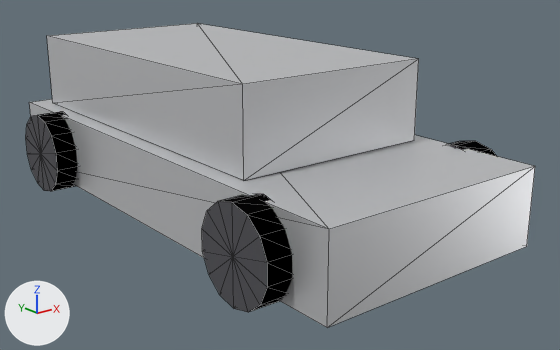
What one commit did to the glTF model rentos/public/models/hatchback.glb.
Rendered twice from a 50 mm lens placed at (-3.34, -4.63, 2.04), pointed at (0.16, -0.25, 0.29). The lights are fixed; the arrows at lower left show +X, +Y and +Z. The picture after the commit comes second. Mesh edges are drawn as thin lines. Vertices at exactly the same position are counted once.

In view in the first picture: 'hatchback'.
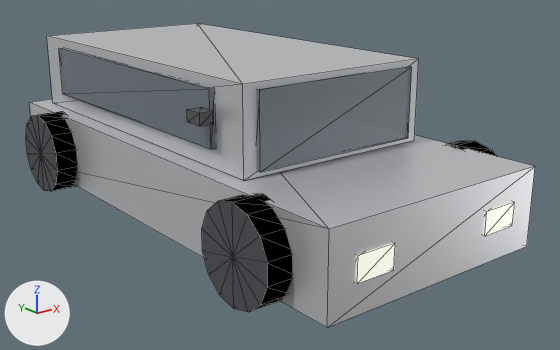
The change, as JSON lines over the scene's bpy script:
```json
{"op": "add", "block": "mat_trim", "code": ["mat_trim = principled_material('trim')", "mat_trim.base_color = (0.12, 0.12, 0.13)  # dark grey #616165", "mat_trim.metallic = 0.3", "mat_trim.roughness = 0.6"]}
{"op": "add", "block": "mat_taillight", "code": ["mat_taillight = principled_material('taillight')", "mat_taillight.base_color = (0.7, 0.08, 0.07)  # red #da504b", "mat_taillight.roughness = 0.3", "mat_taillight.emission_color = (0.35, 0.02, 0.02)  # red #a02727", "mat_taillight.emission_strength = 1.0"]}
{"op": "add", "block": "mat_glass", "code": ["mat_glass = principled_material('glass')", "mat_glass.base_color = (0.15, 0.2, 0.25)  # greyish blue #6c7c89", "mat_glass.metallic = 0.2", "mat_glass.roughness = 0.1", "mat_glass.alpha = 0.6"]}
{"op": "add", "block": "mat_headlight", "code": ["mat_headlight = principled_material('headlight')", "mat_headlight.base_color = (0.96, 0.97, 0.9)  # white #fafcf3", "mat_headlight.roughness = 0.3", "mat_headlight.emission_color = (0.5, 0.5, 0.42)  # grey #bcbcad", "mat_headlight.emission_strength = 1.0"]}
{"block": "me_mesh_0", "where": "# used by ob_hatchback; location = (0.0, 0.0, 0.0)"}
{"op": "remove", "block": "me_mesh_0", "code": "me_mesh_0.from_pydata(...)  # 136 vertices, 248 faces; spans x -1.05..1.05, y -1.95..1.95, z 0.0..1.21"}
{"op": "add", "block": "me_mesh_0", "code": "me_mesh_0.from_pydata(...)  # 216 vertices, 368 faces; spans x -1.05..1.05, y -1.96..1.96, z 0.0..1.21"}
{"block": "me_mesh_0", "change": "me_mesh_0 part 1: a new loose piece, a box spanning x -0.65..0.65, y -1.08..-1.02, z 0.67..1.17, in mat_glass (greyish blue #6c7c89)"}
{"block": "me_mesh_0", "change": "me_mesh_0 part 2: a new loose piece, a box spanning x -0.78..-0.74, y -0.75..1.45, z 0.76..1.14, in mat_glass (greyish blue #6c7c89)"}
{"block": "me_mesh_0", "change": "me_mesh_0 part 3: a new loose piece, a box spanning x -0.68..-0.4, y -1.96..-1.88, z 0.27..0.43, in mat_headlight (white #fafcf3, glowing grey #bcbcad)"}
{"block": "me_mesh_0", "change": "me_mesh_0 part 4: a new loose piece, a box spanning x 0.4..0.68, y -1.96..-1.88, z 0.27..0.43, in mat_headlight (white #fafcf3, glowing grey #bcbcad)"}
{"block": "me_mesh_0", "change": "me_mesh_0 part 5: a new loose piece, a box spanning x -0.9..-0.8, y -0.82..-0.68, z 0.94..1.02, in mat_trim (dark grey #616165)"}
{"block": "me_mesh_0", "change": "other edits to the shape of me_mesh_0 do not show in these pictures"}
{"op": "add", "block": "me_mesh_0", "code": "me_mesh_0.materials.append(mat_glass)  # greyish blue #6c7c89"}
{"op": "add", "block": "me_mesh_0", "code": "me_mesh_0.materials.append(mat_headlight)  # white #fafcf3, glowing grey #bcbcad"}
{"op": "add", "block": "me_mesh_0", "code": "me_mesh_0.materials.append(mat_taillight)  # red #da504b, glowing red #a02727"}
{"op": "add", "block": "me_mesh_0", "code": "me_mesh_0.materials.append(mat_trim)  # dark grey #616165"}
```

What differs and where, as boxes (x1, y1, x2, y2) in the pictures (560 x 350 px):
```json
{"part": 1, "of": "me_mesh_0", "change": "added", "after": [256, 66, 412, 172]}
{"part": 2, "of": "me_mesh_0", "change": "added", "after": [59, 48, 215, 150]}
{"part": 3, "of": "me_mesh_0", "change": "added", "after": [356, 243, 395, 284]}
{"part": 4, "of": "me_mesh_0", "change": "added", "after": [483, 202, 515, 236]}
{"part": 5, "of": "me_mesh_0", "change": "added", "after": [187, 107, 214, 126]}
```
